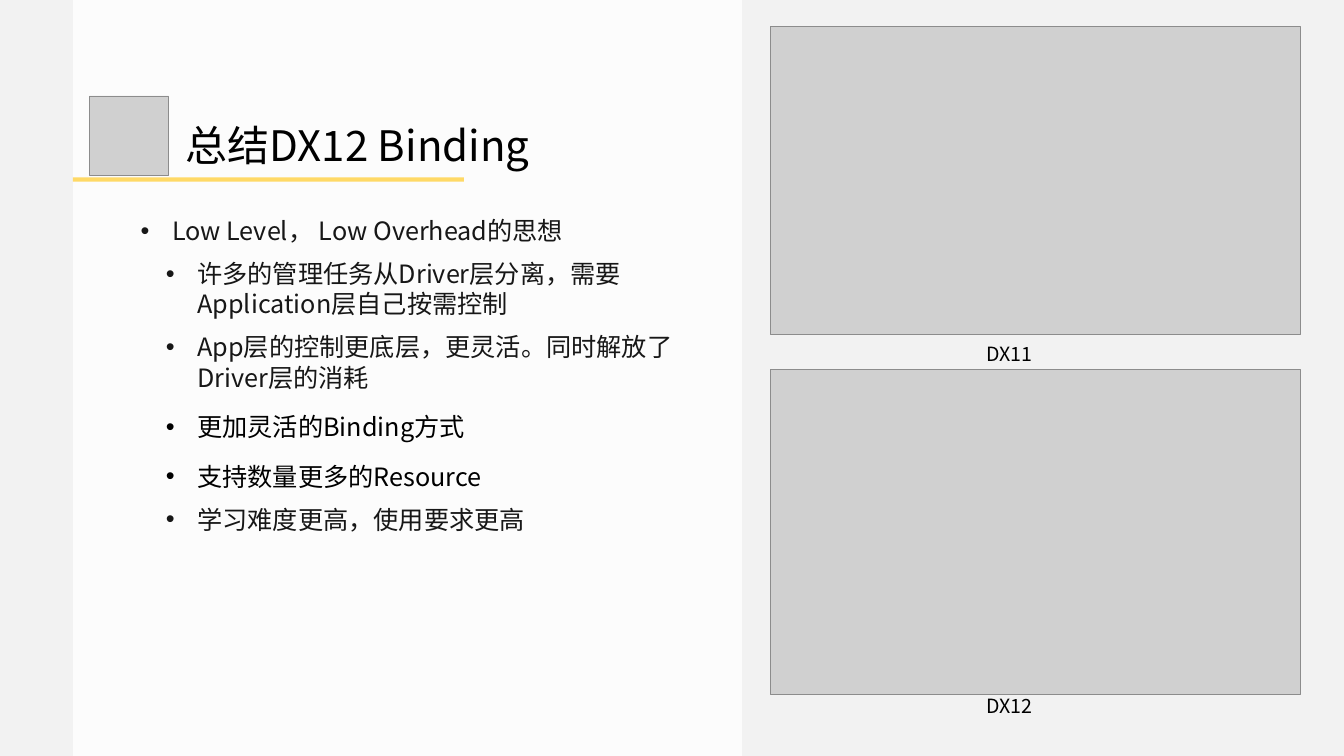
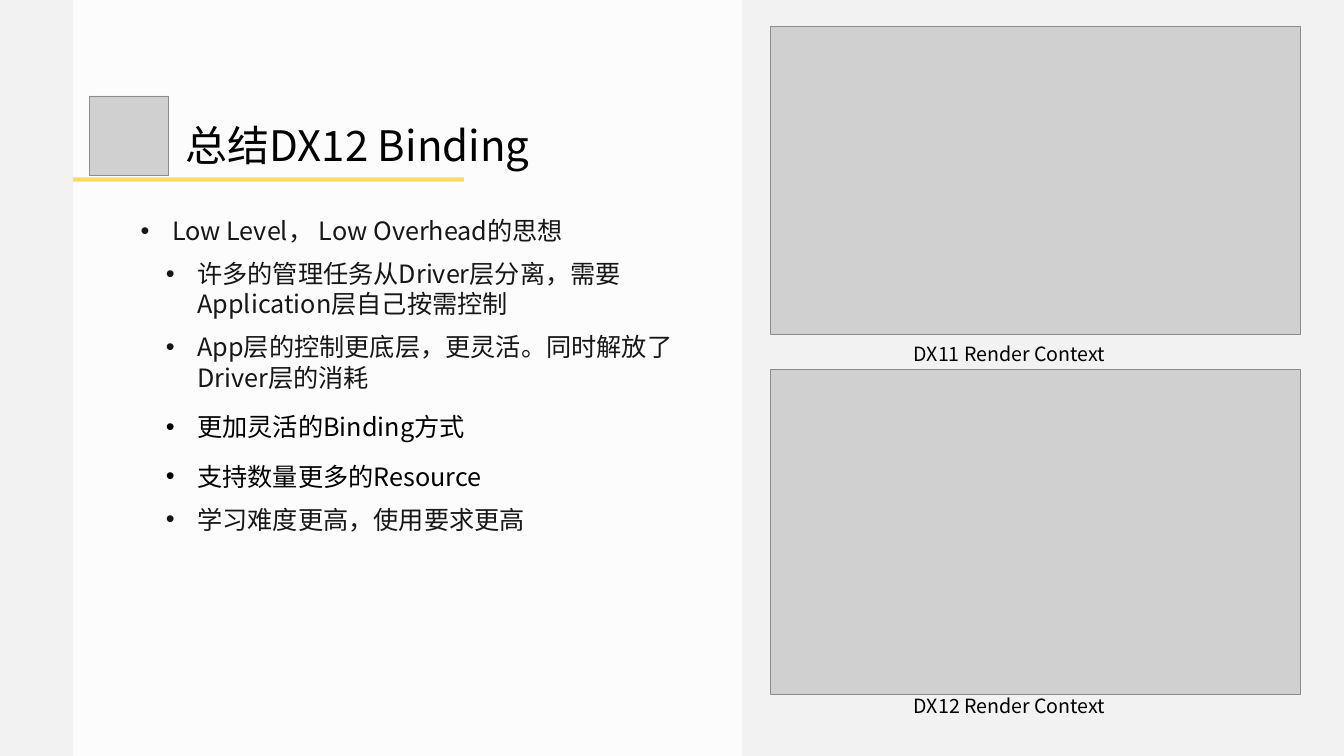
Before and after one commit to doomlover/KSGameEngineTutorials, a slide deck: slide 40 of PPTs/05.深入DX12绘制二.pptx (slide 38 before the commit). Drawn at 1344x756 pixels with LibreOffice and Linux fonts; fonts in the diff are those of the drawing; grey boxes stand for pictures. Boxes give left, top, right and bottom in pixels: in the first picture for what was removed or moved away, otherwise in the second. Text is boxed around its words. In the diff, an @@ line names an element or a change of style, - is before the commit and + after.

```diff
--- a/PPTs/05.深入DX12绘制二.pptx
+++ b/PPTs/05.深入DX12绘制二.pptx
@@ text at (x1=914, y1=345, x2=1105, y2=362): text changed @@
-DX11
+DX11 Render Context
@@ text at (x1=914, y1=694, x2=1105, y2=714): text changed @@
-DX12
+DX12 Render Context
```
Also in this commit, not shown: 21 other slides changed, 2 slides added, 1 other file.
